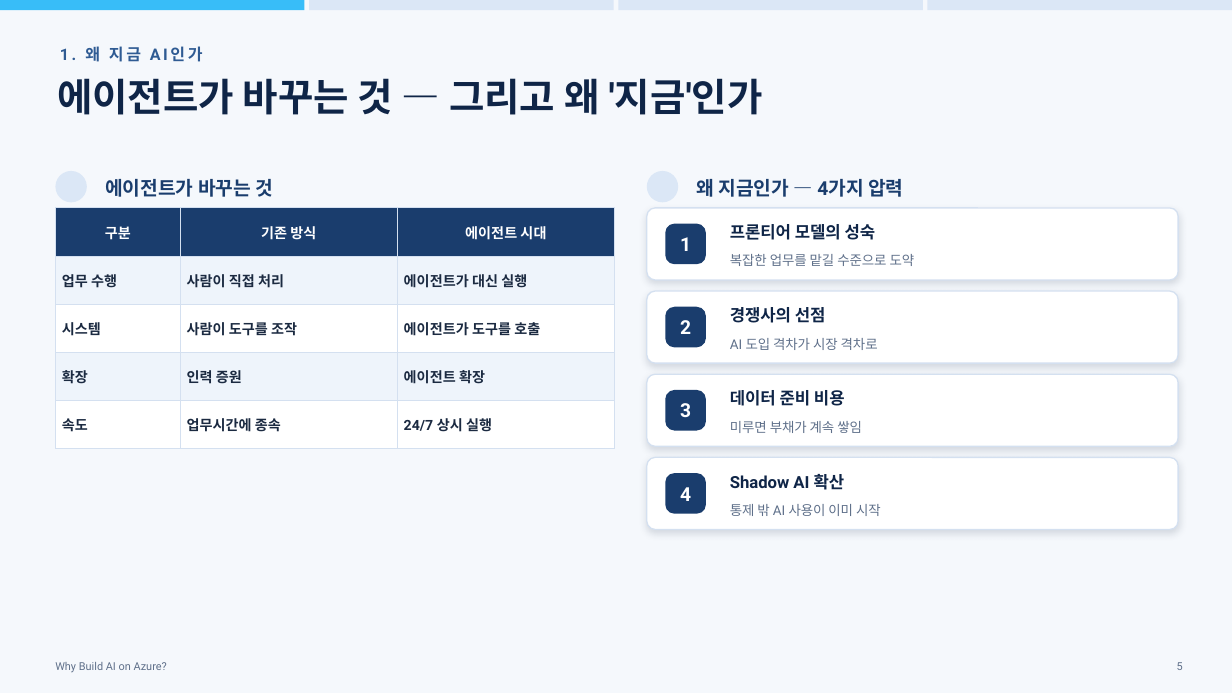
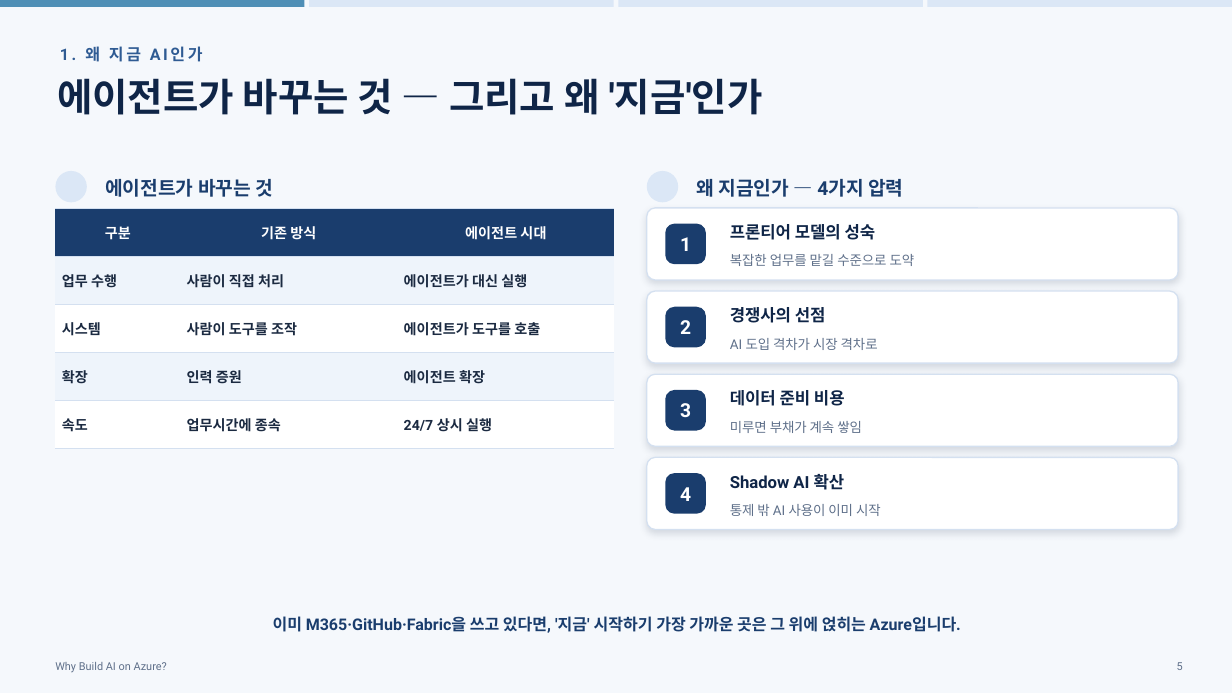
Before and after one commit to hijigoo/why-build-ai-on-azure, a slide deck: slide 5 of PROD-why-build-ai-on-azure.pptx. Drawn at 1232x693 pixels with LibreOffice and Linux fonts; fonts in the diff are those of the drawing; background and template pictures are left out. Boxes give left, top, right and bottom in pixels: in the first picture for what was removed or moved away, otherwise in the second. Text is boxed around its words. In the diff, an @@ line names an element or a change of style, - is before the commit and + after.

```diff
--- a/PROD-why-build-ai-on-azure.pptx
+++ b/PROD-why-build-ai-on-azure.pptx
@@ rectangle: place and size @@
-rectangle at [0,0,305,10]
+rectangle at [0,0,305,6]
@@ rectangle at [0,0,305,6]: fill #38BDF8 to #4F8FB6 @@
@@ rectangle: place and size @@
-rectangle at [310,0,615,10]
+rectangle at [310,0,615,6]
@@ rectangle: place and size @@
-rectangle at [618,0,923,10]
+rectangle at [618,0,923,6]
@@ rectangle: place and size @@
-rectangle at [928,0,1232,10]
+rectangle at [928,0,1232,6]
@@ table at [55,208,615,436] @@
@@ borders changed @@
@@ text added at [273,616,961,633], 12.5 pt, text #1A3D6D, bold @@
+이미 M365·GitHub·Fabric을 쓰고 있다면, '지금' 시작하기 가장 가까운 곳은 그 위에 얹히는 Azure입니다.
```
Also in this commit, not shown: 30 other slides changed, 1 slide added, 2 other files.
